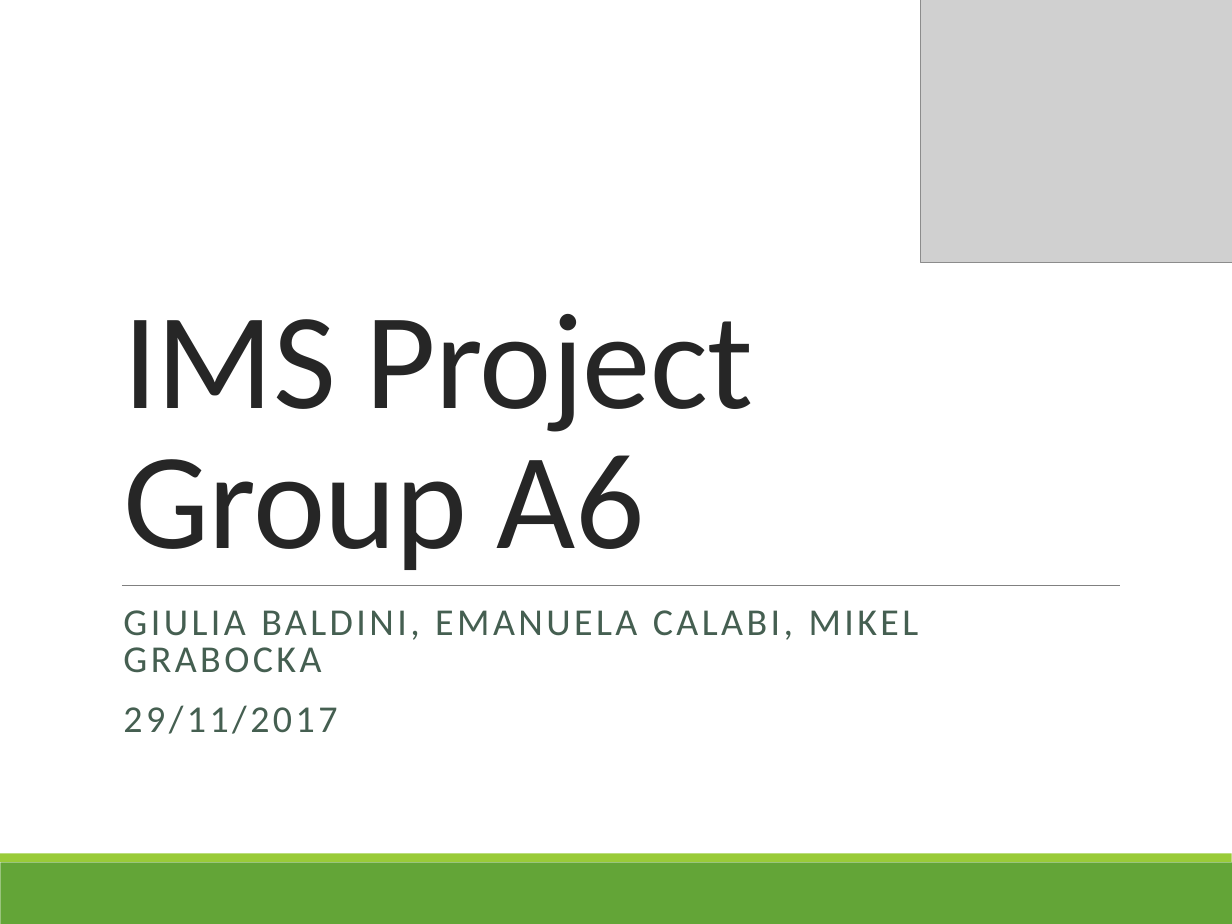
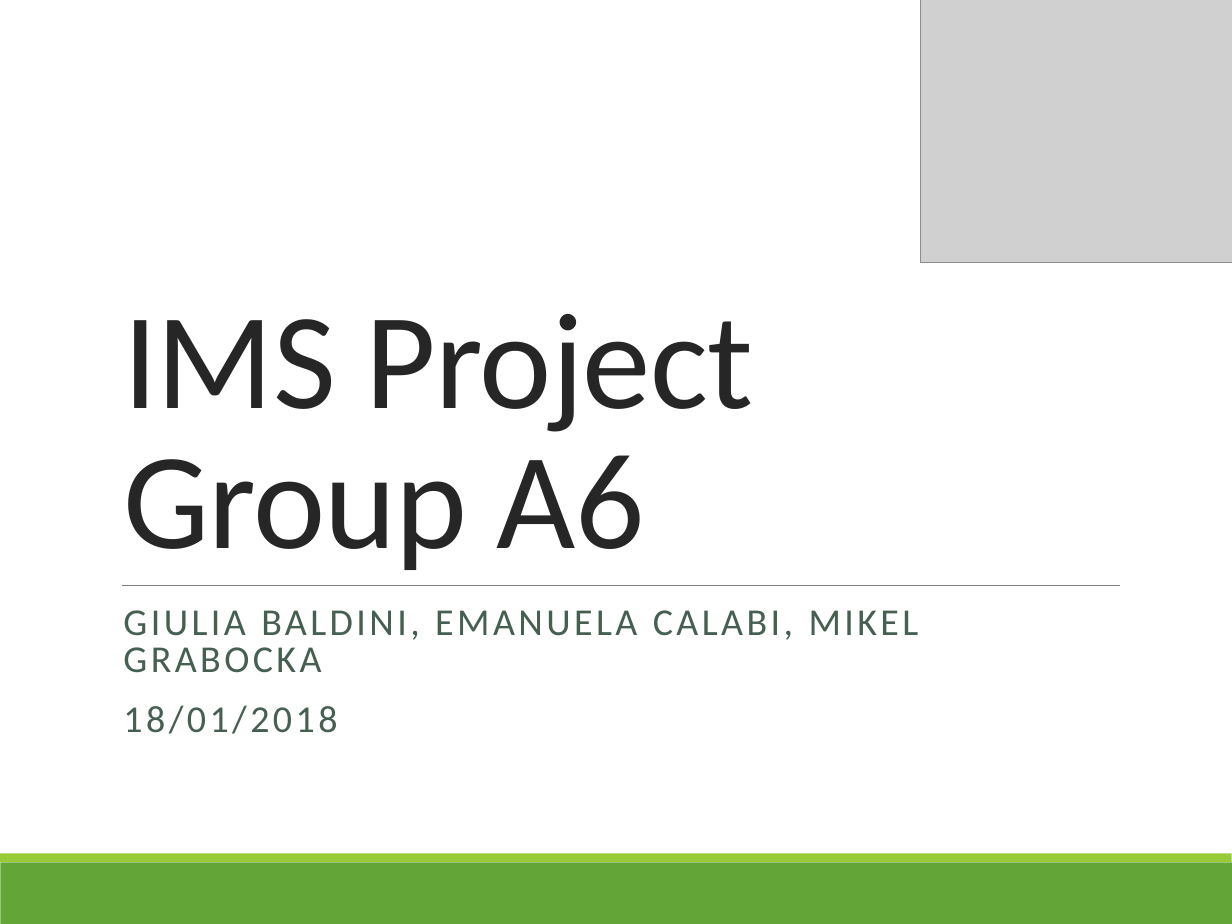
Before and after one commit to egcmi/IMS_project, a slide deck: slide 1 of Presentations/3. Final presentation/IMS_A_6_Final_Presentation.pptx. Drawn at 1232x924 pixels with LibreOffice and Linux fonts; fonts in the diff are those of the drawing; grey boxes stand for pictures. Boxes give left, top, right and bottom in pixels: in the first picture for what was removed or moved away, otherwise in the second. Text is boxed around its words. In the diff, an @@ line names an element or a change of style, - is before the commit and + after.

```diff
--- a/Presentations/3. Final presentation/IMS_A_6_Final_Presentation.pptx
+++ b/Presentations/3. Final presentation/IMS_A_6_Final_Presentation.pptx
@@ subtitle at (x1=123, y1=705, x2=337, y2=734): text changed @@
-29/11/2017
+18/01/2018
```
Also in this commit, not shown: 2 other slides changed, 5 slides removed.
